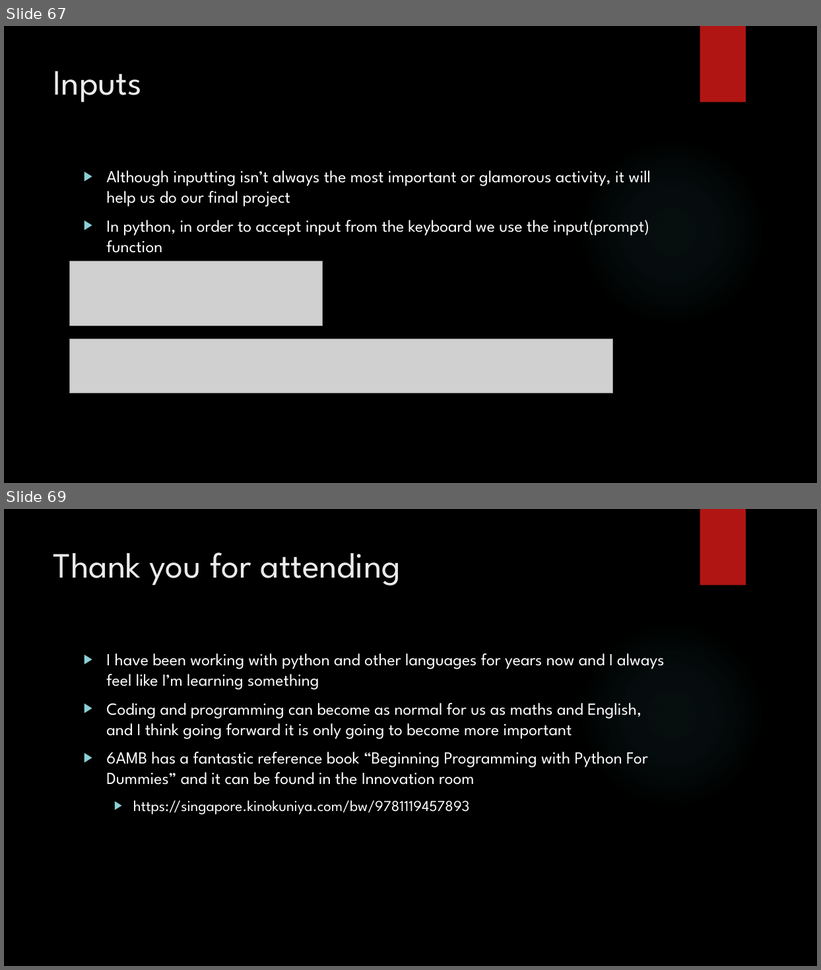
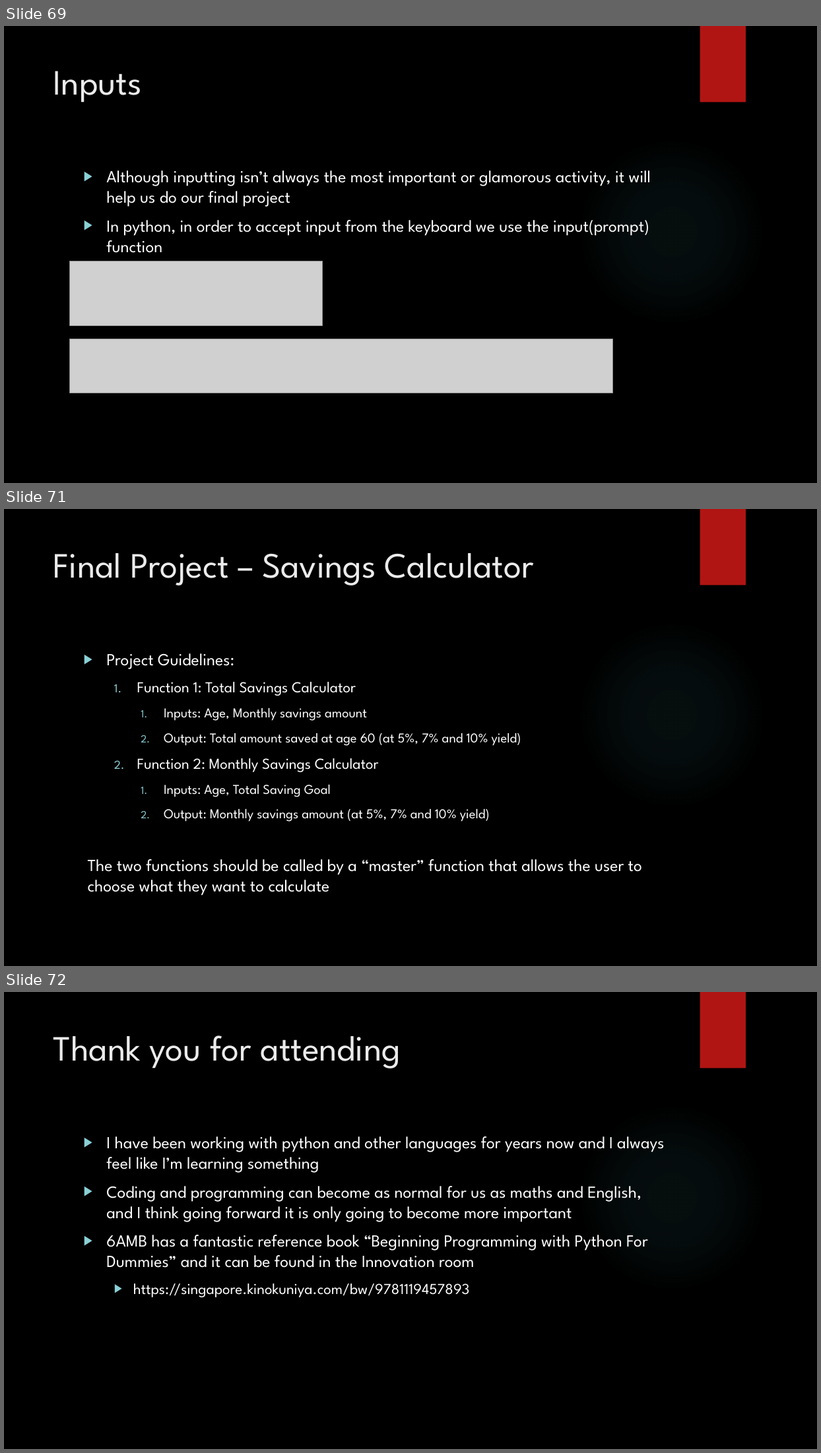
Before and after one commit to siddbose97/pythonWorkshop, a slide deck: pythonpresentation.pptx. Shown one above the other, each under a label of ours: slides 67 and 69 before the commit, slides 69, 71 and 72 after it; the slides between them are not shown. The pictures are 821x970 and 821x1453 pixels, drawn with LibreOffice and Linux fonts; fonts in the diff are those of the drawing; grey boxes stand for pictures; background and template pictures are left out. Boxes give left, top, right and bottom in pixels: in the first picture for what was removed or moved away, otherwise in the second. Text is boxed around its words. In the diff, an @@ line names an element or a change of style, - is before the commit and + after.

Commit message:
added new project

```diff
--- a/pythonpresentation.pptx
+++ b/pythonpresentation.pptx
@@ slide 71 added at bbox=[4, 509, 817, 966], background picture (left out); not listed: 2 template elements that a slide beside it also shows @@
@@ title added at bbox=[54, 553, 534, 586], 42 pt, text #EBEBEB @@
+Final Project – Savings Calculator
@@ text added at bbox=[88, 654, 642, 896], 16 pt, text #FFFFFF @@
+▶ Project Guidelines:
+  1. Function 1: Total Savings Calculator
+    1. Inputs: Age, Monthly savings amount
+    2. Output: Total amount saved at age 60 (at 5%, 7% and 10% yield)
+  2. Function 2: Monthly Savings Calculator
+    1. Inputs: Age, Total Saving Goal
+    2. Output: Monthly savings amount (at 5%, 7% and 10% yield)
+The two functions should be called by a “master” function that allows the user to choose what they want to calculate
@@ what was slide 67 is now slide 69 @@
@@ what was slide 69 is now slide 72 @@
```
Also in this commit, not shown: 2 slides changed, 2 other slides added, 5 other files.
